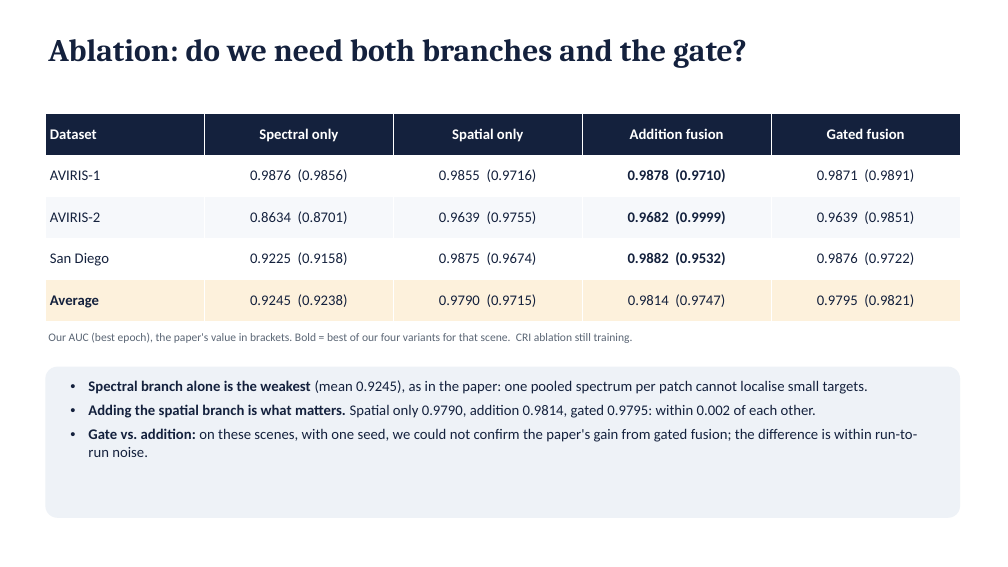
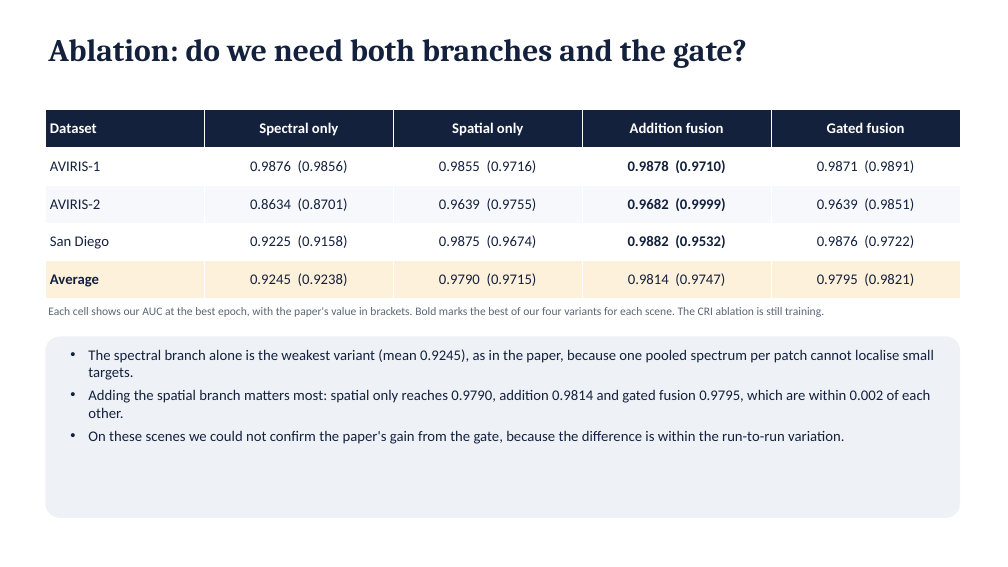
Before and after one commit to SaarthakG-Dtu/Hyperspectral_Anomaly_Detection, a slide deck: slide 23 of presentation/DMS2F-HAD_presentation.pptx (slide 22 before the commit). Drawn at 1008x567 pixels with LibreOffice and Linux fonts; fonts in the diff are those of the drawing. Boxes give left, top, right and bottom in pixels: in the first picture for what was removed or moved away, otherwise in the second. Text is boxed around its words. In the diff, an @@ line names an element or a change of style, - is before the commit and + after.

```diff
--- a/presentation/DMS2F-HAD_presentation.pptx
+++ b/presentation/DMS2F-HAD_presentation.pptx
@@ table: place and size @@
-table at <box>45,113,960,321</box>
+table at <box>45,110,960,299</box>
@@ text at <box>48,307,824,317</box>: text changed @@
-Our AUC (best epoch), the paper's value in brackets. Bold = best of our four variants for that scene. CRI ablation still training.
+Each cell shows our AUC at the best epoch, with the paper's value in brackets. Bold marks the best of our four variants for each scene. The CRI ablation is still training.
@@ rounded rectangle: place and size @@
-rounded rectangle at <box>45,367,960,518</box>
+rounded rectangle at <box>45,337,960,518</box>
@@ text at <box>88,349,934,444</box>: text changed @@
-• Spectral branch alone is the weakest (mean 0.9245), as in the paper: one pooled spectrum per patch cannot localise small targets.
-• Adding the spatial branch is what matters. Spatial only 0.9790, addition 0.9814, gated 0.9795: within 0.002 of each other.
-• Gate vs. addition: on these scenes, with one seed, we could not confirm the paper's gain from gated fusion; the difference is within run-to-run noise.
+• The spectral branch alone is the weakest variant (mean 0.9245), as in the paper, because one pooled spectrum per patch cannot localise small targets.
+• Adding the spatial branch matters most: spatial only reaches 0.9790, addition 0.9814 and gated fusion 0.9795, which are within 0.002 of each other.
+• On these scenes we could not confirm the paper's gain from the gate, because the difference is within the run-to-run variation.
```
Also in this commit, not shown: 23 other slides changed, 1 slide added, 17 other files.
